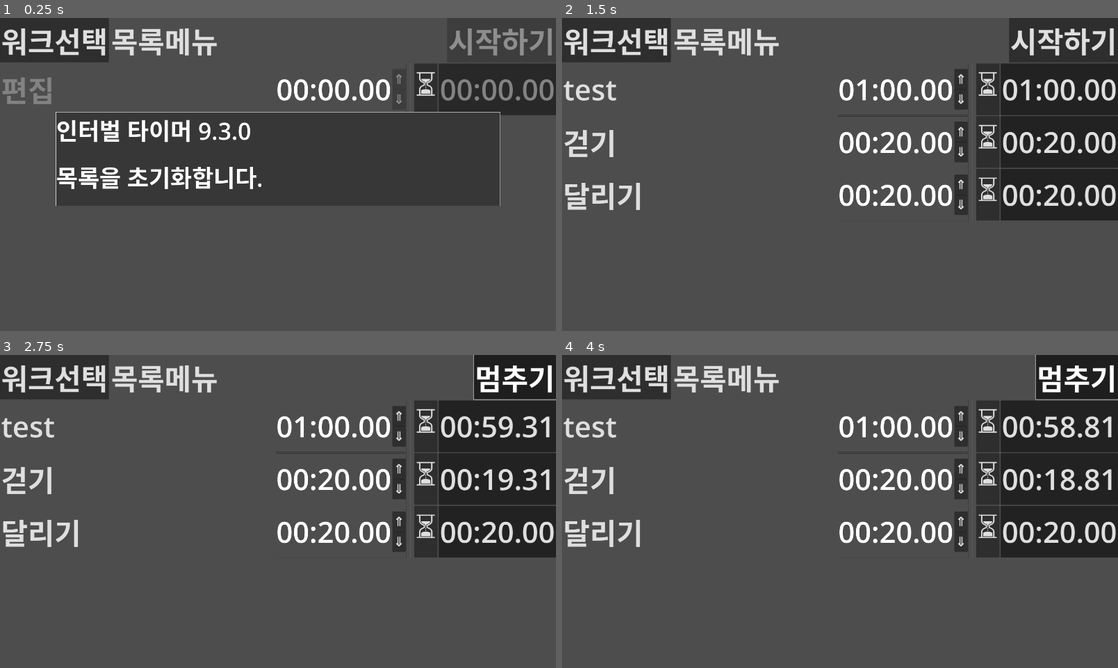
Above: before the commit, frames 1-4 (two rows, left to right).
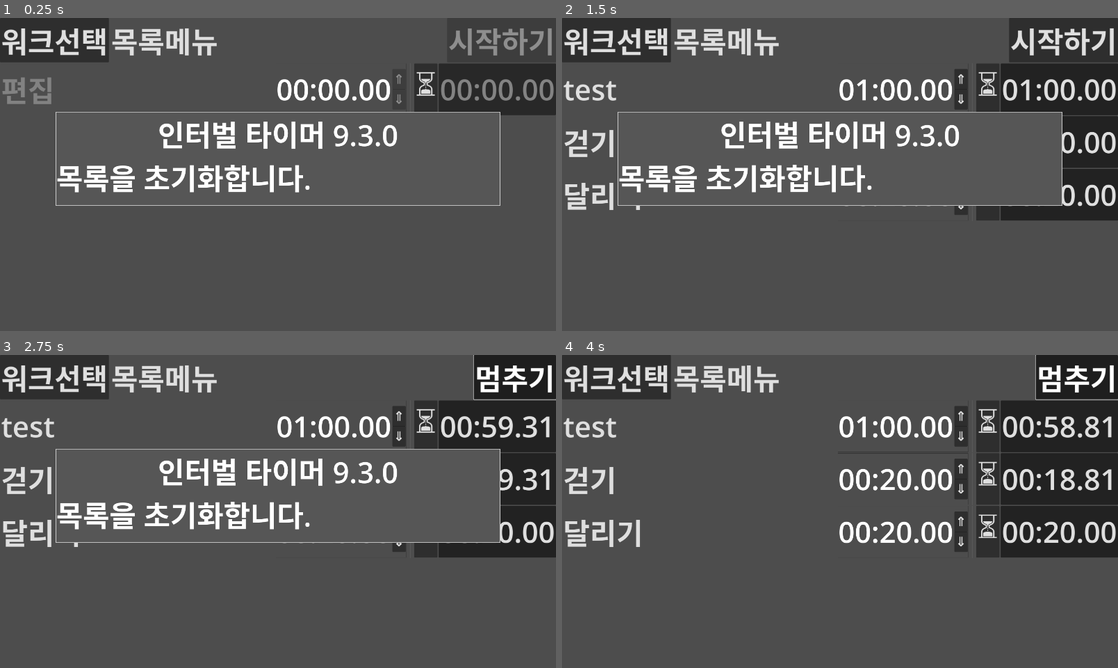
Above: after the commit, the same moments.

Repository: kasworld/maranic
Game: Godot game, scene res://main.tscn
The game is run twice, just before and just after one commit, with the same random seed, the same clock (stepped at 60 frames per second) and the same inputs.
Inputs:
- Up to frame 1 (0.25 s): no input
- Up to frame 2 (1.5 s): click "워크선택" at 0.5 s; click "목록메뉴" at 1.25 s
- Up to frame 3 (2.75 s): click "시작하기" at 2 s
- Up to frame 4 (4 s): click "멈추기" at 2.75 s; click "시작하기" at 3.5 s

The runs differ from the first frame. In frame 1, 23% of the frame differs, in the area x 10-90%, y 30-60%; in frame 2, 9.4%; in frame 3, 9.4%; in frame 4, nothing differs.
Error in both runs: Invalid access of index '0' on a base object of type: 'PackedStringArray'. (res://main.gd:8)

Commit message:
update timedmessage

Diff:
--- a/main.gd
+++ b/main.gd
@@ -23,7 +23,7 @@
 func _ready() -> void:
 	var vp_rect = get_viewport_rect()
 	var msgrect = Rect2( vp_rect.size.x * 0.1 ,vp_rect.size.y * 0.3 , vp_rect.size.x * 0.8 , vp_rect.size.y * 0.3 )
-	$TimedMessage.init(msgrect, tr("인터벌 타이머 9.3.0"))
+	$TimedMessage.init(100, msgrect, tr("인터벌 타이머 9.3.0"))
 	WorkListMenuButton.get_popup().theme = preload("res://menulist_theme.tres")
 	CmdMenuButton.get_popup().theme = preload("res://menulist_theme.tres")
 	WorkListMenuButton.get_popup().index_pressed.connect(work_list_menu_index_pressed)
--- a/main.tscn
+++ b/main.tscn
@@ -1,9 +1,15 @@
-[gd_scene load_steps=5 format=3 uid="uid://cfjxkoduefsup"]
+[gd_scene load_steps=7 format=3 uid="uid://cfjxkoduefsup"]
 
 [ext_resource type="Script" path="res://main.gd" id="1_qfeat"]
 [ext_resource type="PackedScene" uid="uid://dvgdal4hlx1ws" path="res://subwork_node.tscn" id="2_ongj6"]
 [ext_resource type="Theme" uid="uid://ppd28w7sx5wa" path="res://button_theme.tres" id="3_sxpny"]
 [ext_resource type="PackedScene" uid="uid://c6cct2gj2a3im" path="res://timed_message/timed_message.tscn" id="4_mflyv"]
+
+[sub_resource type="SystemFont" id="SystemFont_bejao"]
+
+[sub_resource type="Theme" id="Theme_iwicw"]
+resource_local_to_scene = true
+default_font = SubResource("SystemFont_bejao")
 
 [node name="main" type="Node2D"]
 script = ExtResource("1_qfeat")
@@ -66,5 +72,6 @@
 
 [node name="TimedMessage" parent="." instance=ExtResource("4_mflyv")]
 visible = false
+theme = SubResource("Theme_iwicw")
 
 [connection signal="toggled" from="VBoxContainer/TitleContainer/StartButton" to="." method="_on_start_button_toggled"]
--- a/timed_message/timed_message.gd
+++ b/timed_message/timed_message.gd
@@ -1,12 +1,12 @@
 extends PanelContainer
 
-func init(rt :Rect2, ver :String)->void:
+func init(fsize :int, rt :Rect2, ver :String)->void:
 	position = rt.position
 	size = rt.size
 	$VBoxContainer/VersionLabel.text = ver
-	theme.default_font_size = rt.size.y / 4
+	theme.default_font_size = fsize
 
-func show_message(msg :String, sec :float = 1)->void:
+func show_message(msg :String, sec :float = 3)->void:
 	$VBoxContainer/Label.text = msg
 	visible = true
 	$Timer.start(sec)
--- a/timed_message/timed_message.tres
+++ b/timed_message/timed_message.tres
@@ -3,4 +3,5 @@
 [sub_resource type="SystemFont" id="SystemFont_bejao"]
 
 [resource]
+resource_local_to_scene = true
 default_font = SubResource("SystemFont_bejao")
--- a/timed_message/timed_message.tscn
+++ b/timed_message/timed_message.tscn
@@ -3,20 +3,21 @@
 [ext_resource type="Script" path="res://timed_message/timed_message.gd" id="1_4npvt"]
 [ext_resource type="Theme" uid="uid://c2mukxm1c10ti" path="res://timed_message/timed_message.tres" id="1_d10pc"]
 
-[sub_resource type="StyleBoxFlat" id="StyleBoxFlat_w6bxv"]
-bg_color = Color(0.215686, 0.215686, 0.215686, 1)
+[sub_resource type="StyleBoxFlat" id="StyleBoxFlat_rqs3v"]
+bg_color = Color(0.337255, 0.337255, 0.337255, 1)
 border_width_left = 2
 border_width_top = 2
-border_width_right = 1
-border_width_bottom = 1
+border_width_right = 2
+border_width_bottom = 2
 
 [node name="TimedMessage" type="PanelContainer"]
+z_index = 1
 offset_right = 358.0
 offset_bottom = 62.0
 size_flags_horizontal = 3
 size_flags_vertical = 3
 theme = ExtResource("1_d10pc")
-theme_override_styles/panel = SubResource("StyleBoxFlat_w6bxv")
+theme_override_styles/panel = SubResource("StyleBoxFlat_rqs3v")
 script = ExtResource("1_4npvt")
 
 [node name="Timer" type="Timer" parent="."]
@@ -26,12 +27,12 @@
 
 [node name="VersionLabel" type="Label" parent="VBoxContainer"]
 layout_mode = 2
-size_flags_vertical = 3
 text = "version string here"
+horizontal_alignment = 1
+vertical_alignment = 1
 
 [node name="Label" type="RichTextLabel" parent="VBoxContainer"]
 layout_mode = 2
 size_flags_vertical = 3
-fit_content = true
 
 [connection signal="timeout" from="Timer" to="." method="_on_timer_timeout"]
